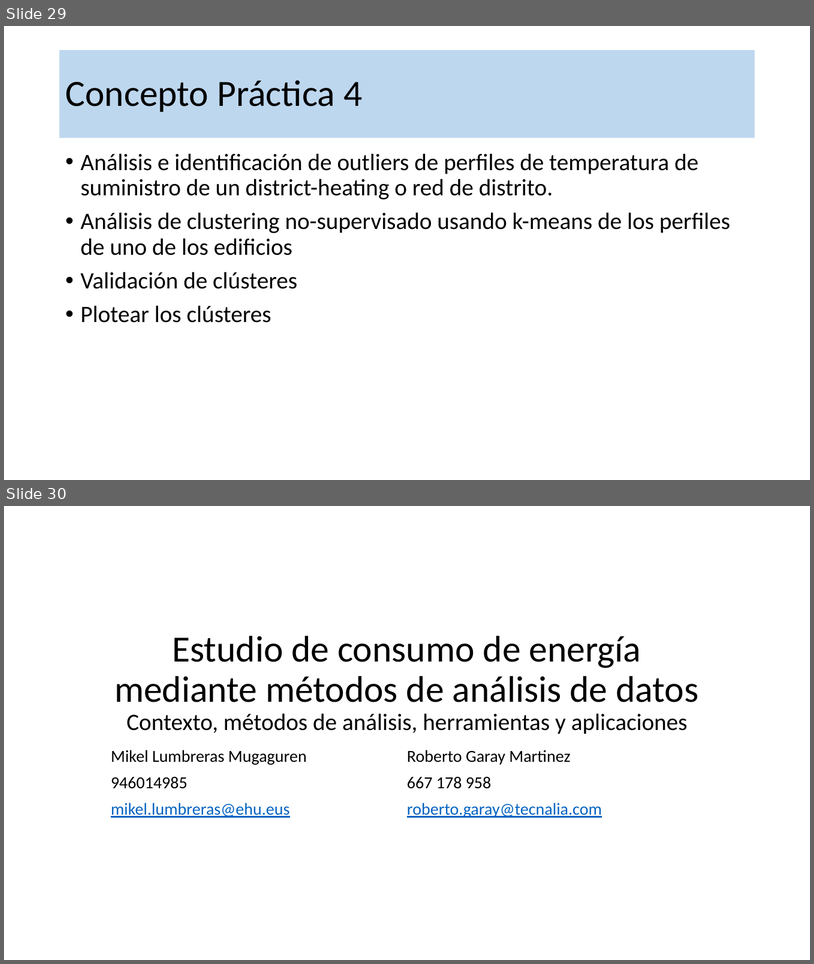
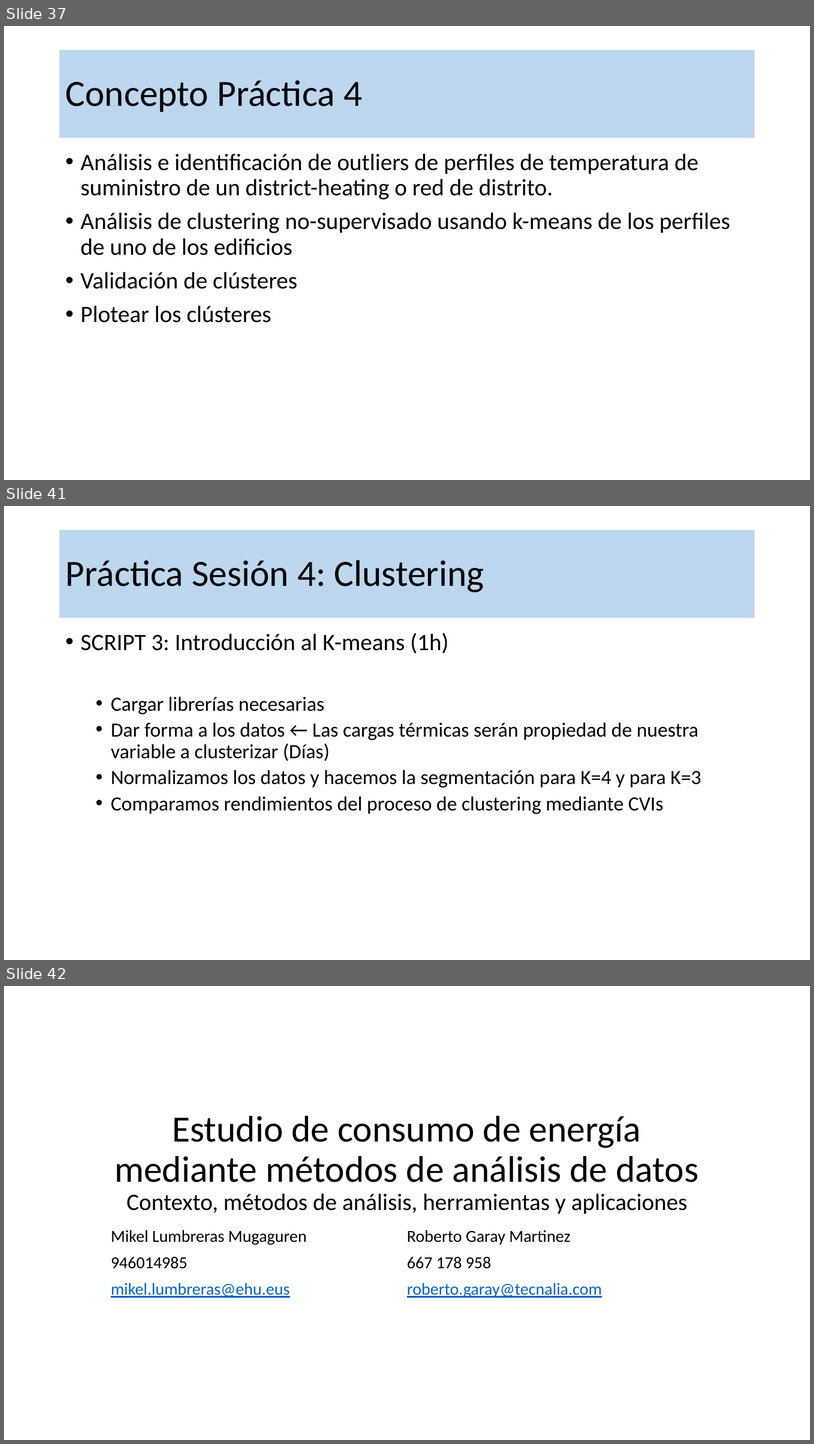
Before and after one commit to robgaray/EESIA_Consumo_Analisis_Datos_2021, a slide deck: 1_Presentaciones/Sesion_4_Teoria.pptx. Shown one above the other, each under a label of ours: slides 29 and 30 before the commit, slides 37, 41 and 42 after it; the slides between them are not shown. The pictures are 814x964 and 814x1444 pixels, drawn with LibreOffice and Linux fonts; fonts in the diff are those of the drawing; background and template pictures are left out. Boxes give left, top, right and bottom in pixels: in the first picture for what was removed or moved away, otherwise in the second. Text is boxed around its words. In the diff, an @@ line names an element or a change of style, - is before the commit and + after.

```diff
--- a/1_Presentaciones/Sesion_4_Teoria.pptx
+++ b/1_Presentaciones/Sesion_4_Teoria.pptx
@@ slide 41 added at (x1=4, y1=506, x2=810, y2=960), background #FFFFFF @@
@@ title added at (x1=60, y1=530, x2=755, y2=618), fill #BDD7EE, 44 pt, text #000000 @@
+Práctica Sesión 4: Clustering
@@ text added at (x1=81, y1=633, x2=701, y2=814), 24 pt, text #000000 @@
+• SCRIPT 3: Introducción al K-means (1h)
+  • Cargar librerías necesarias
+  • Dar forma a los datos ← Las cargas térmicas serán propiedad de nuestra variable a clusterizar (Días)
+  • Normalizamos los datos y hacemos la segmentación para K=4 y para K=3
+  • Comparamos rendimientos del proceso de clustering mediante CVIs
@@ what was slide 29 is now slide 37 @@
@@ what was slide 30 is now slide 42 @@
```
Also in this commit, not shown: 4 slides changed, 13 other slides added, 2 slides removed, 1 other file.
